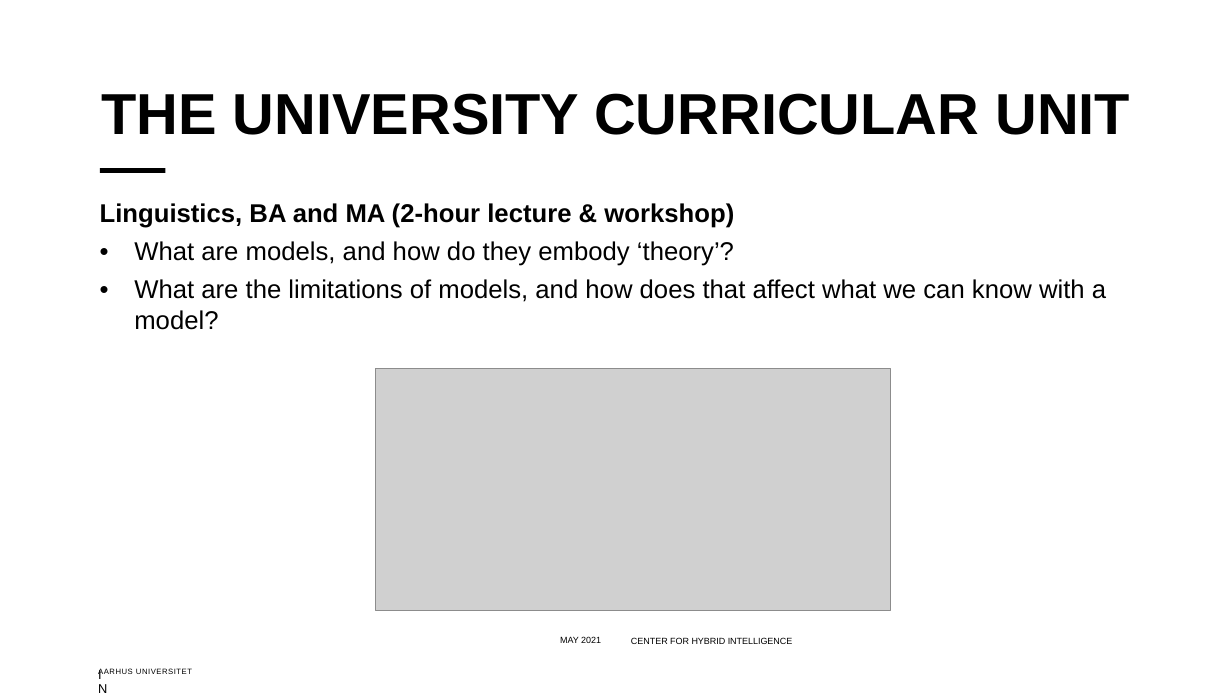
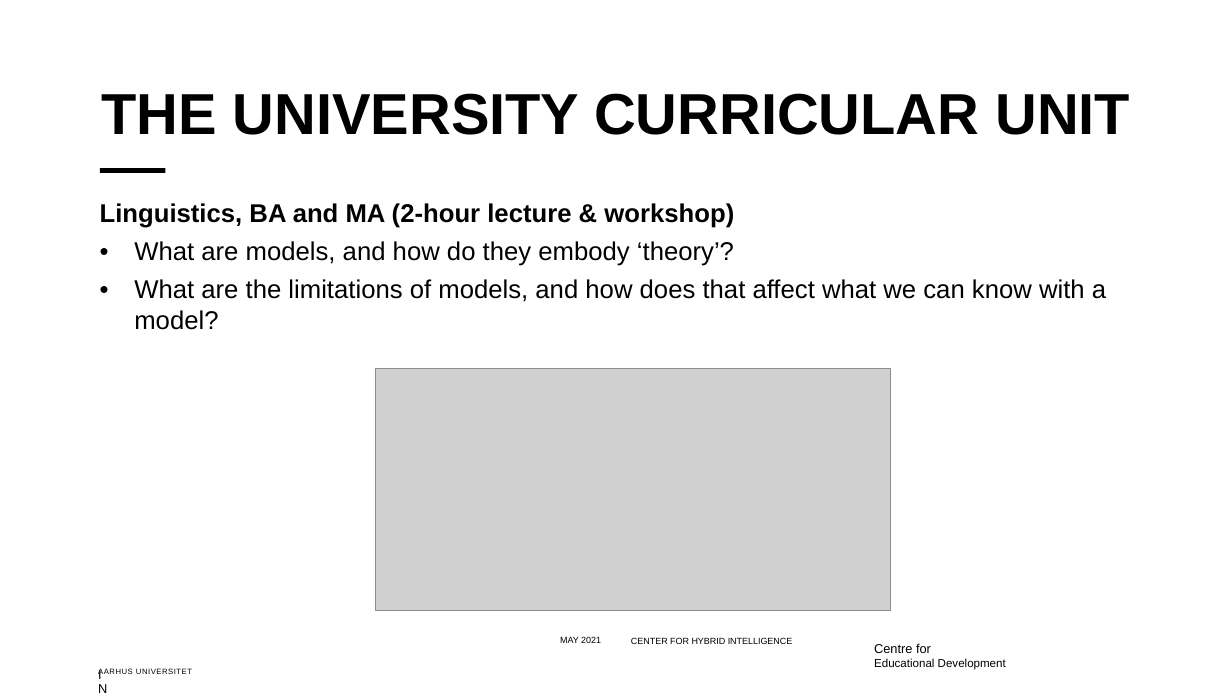
Before and after one commit to arthurhjorth/EDU-IT-modeller, a slide deck: slide 2 of StThomas-PowerPoint-AU.pptx. Drawn at 1232x693 pixels with LibreOffice and Linux fonts; fonts in the diff are those of the drawing; grey boxes stand for pictures; background and template pictures are left out. Boxes give left, top, right and bottom in pixels: in the first picture for what was removed or moved away, otherwise in the second. Text is boxed around its words. In the diff, an @@ line names an element or a change of style, - is before the commit and + after.

```diff
--- a/StThomas-PowerPoint-AU.pptx
+++ b/StThomas-PowerPoint-AU.pptx
@@ text added at <box>874,643,1006,670</box>, 9 pt, text #000000 @@
+Centre for
+Educational Development
```
Also in this commit, not shown: 5 other slides changed, 1 slide added, 1 slide removed.
